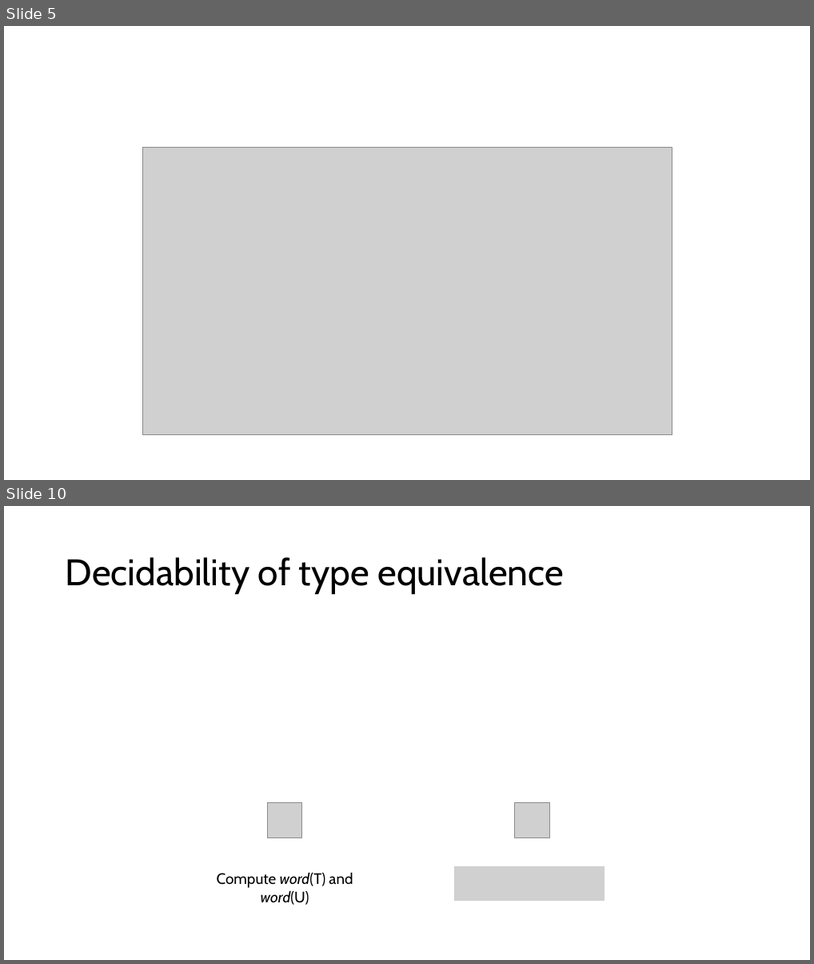
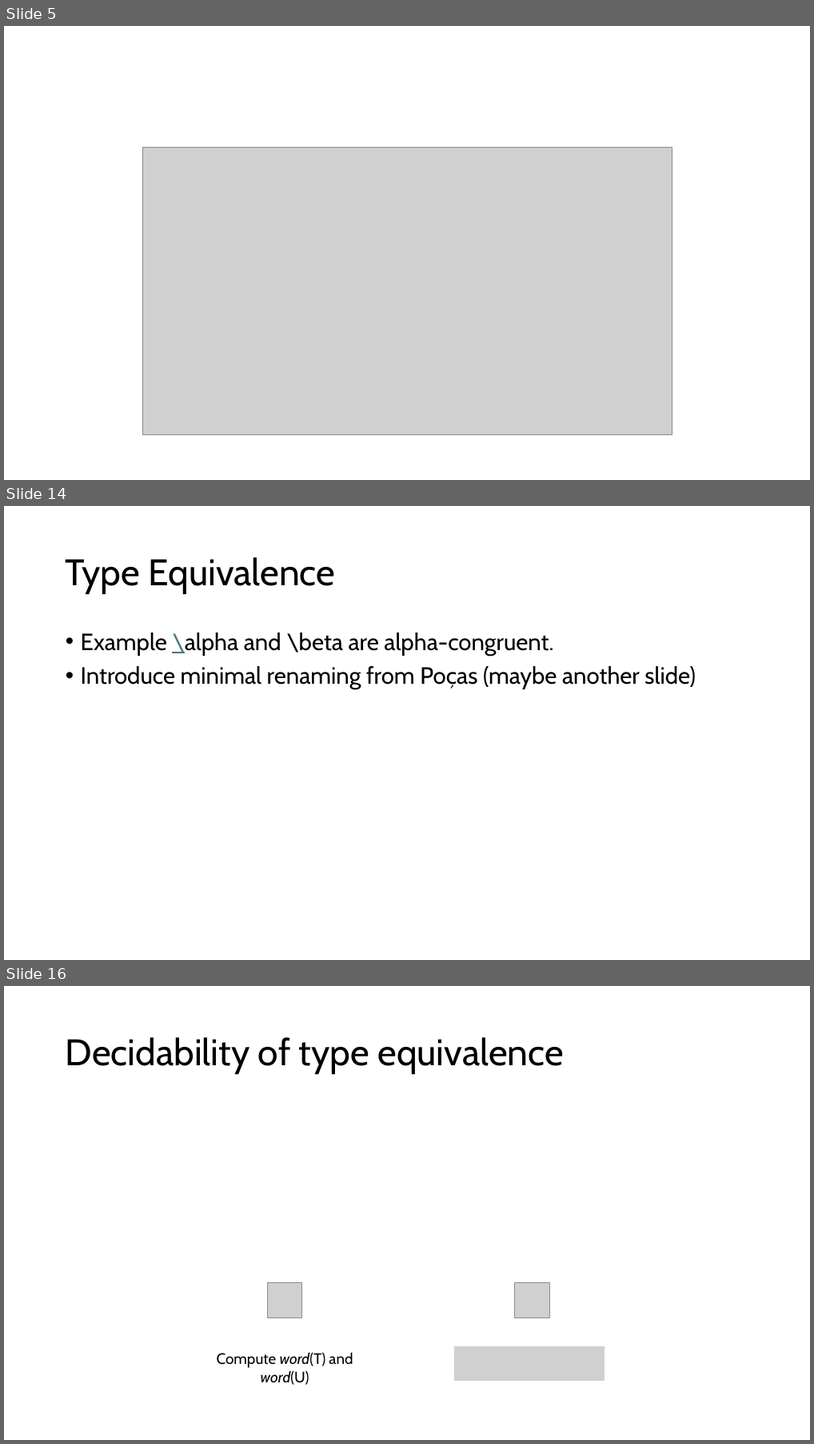
Before and after one commit to inesgarciaslopes/type-operators, a slide deck: latex/Inforum/slides/presentation.pptx. Shown one above the other, each under a label of ours: slides 5 and 10 before the commit, slides 5, 14 and 16 after it; the slides between them are not shown. The pictures are 814x964 and 814x1444 pixels, drawn with LibreOffice and Linux fonts; fonts in the diff are those of the drawing; grey boxes stand for pictures. Boxes give left, top, right and bottom in pixels: in the first picture for what was removed or moved away, otherwise in the second. Text is boxed around its words. In the diff, an @@ line names an element or a change of style, - is before the commit and + after.

```diff
--- a/latex/Inforum/slides/presentation.pptx
+++ b/latex/Inforum/slides/presentation.pptx
@@ slide 14 added at (x1=4, y1=506, x2=810, y2=960), background #FFFFFF @@
@@ title added at (x1=66, y1=557, x2=336, y2=594), 44 pt, text #000000 @@
+Type Equivalence
@@ text added at (x1=81, y1=632, x2=696, y2=689), 28 pt, text #000000 @@
+• Example \alpha and \beta are alpha-congruent.
+• Introduce minimal renaming from Poças (maybe another slide)
@@ what was slide 10 is now slide 16 @@
```
Also in this commit, not shown: 3 slides changed, 8 other slides added, 3 slides removed.
